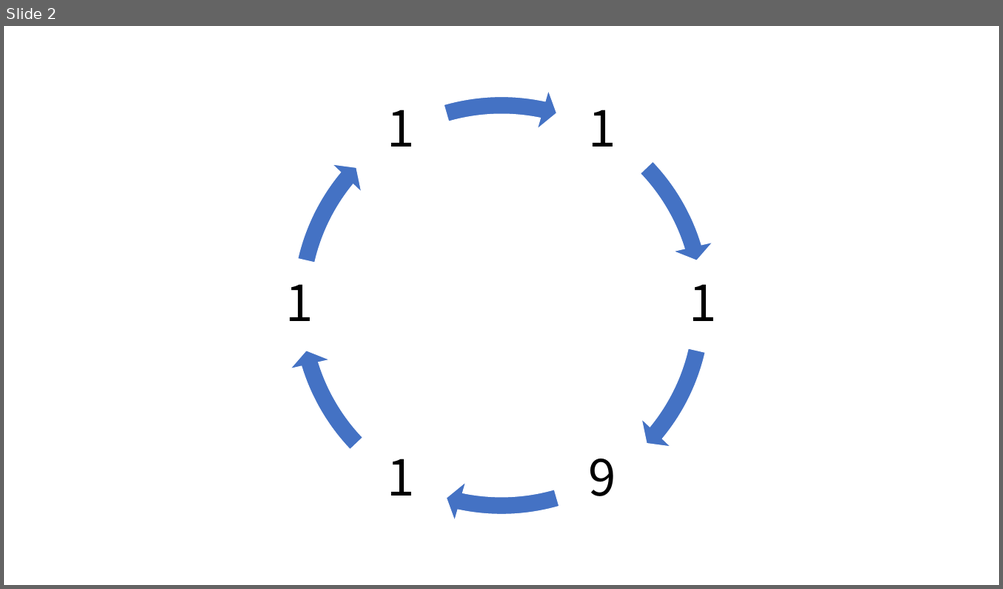
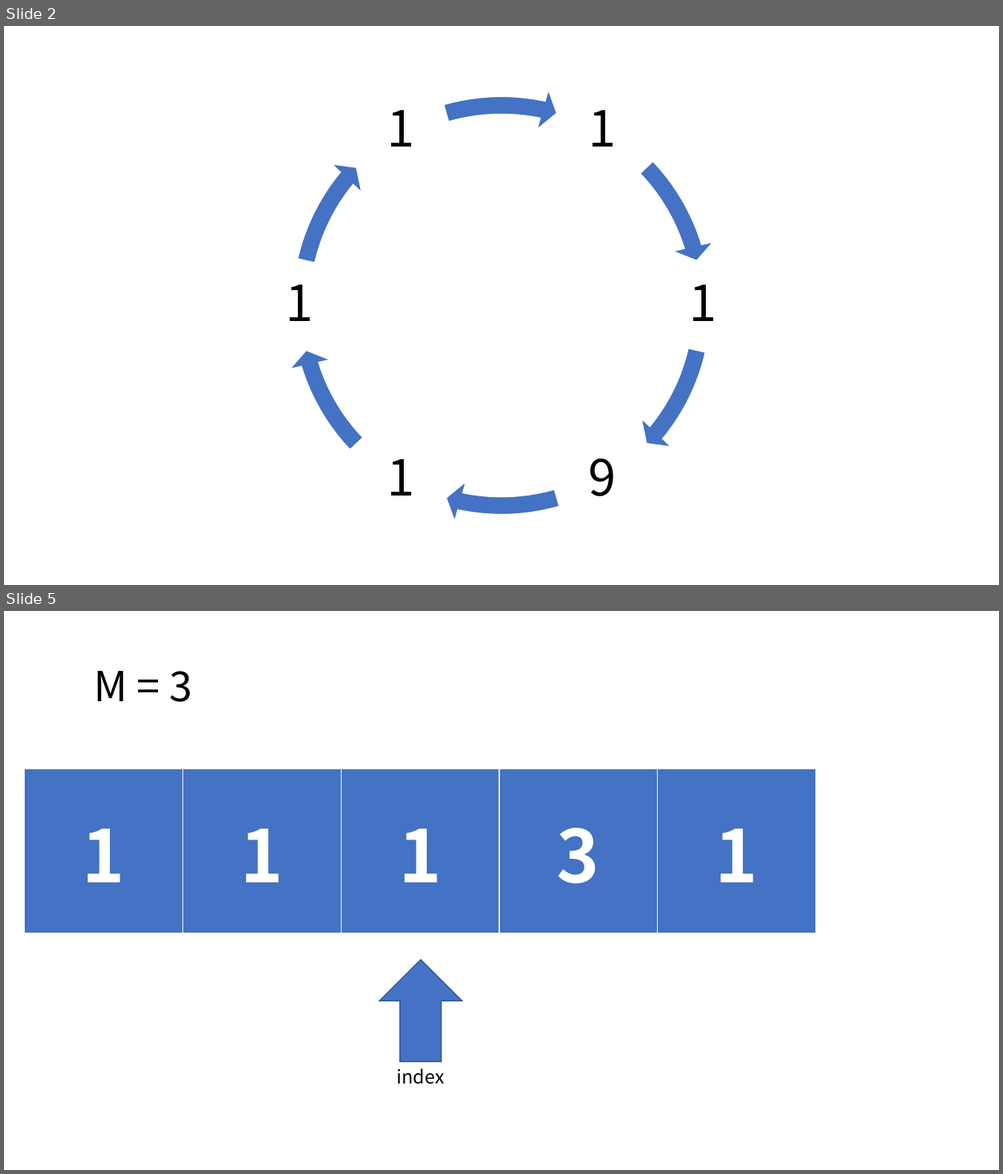
Before and after one commit to wildDoubt/210303_Printer-Queue_CWY, a slide deck: Printer-Queue.pptx. Shown one above the other, each under a label of ours: slide 2 before the commit, slides 2 and 5 after it; the slides between them are not shown. The pictures are 1003x589 and 1003x1174 pixels, drawn with LibreOffice and Linux fonts; fonts in the diff are those of the drawing. Boxes give left, top, right and bottom in pixels: in the first picture for what was removed or moved away, otherwise in the second. Text is boxed around its words. In the diff, an @@ line names an element or a change of style, - is before the commit and + after.

```diff
--- a/Printer-Queue.pptx
+++ b/Printer-Queue.pptx
@@ slide 5 added at (4,611,999,1170), background #FFFFFF @@
@@ text added at (94,671,192,702), 40 pt, text #000000 @@
+M = 3
@@ table added at (24,769,815,934), 1 rows, 5 columns @@
+1 | 1 | 1 | 3 | 1
@@ up arrow added at (379,960,462,1062), fill #4472C4, outline #325491 1 pt @@
@@ text added at (397,1069,444,1085), 18 pt, text #000000 @@
+index
```
Also in this commit, not shown: 1 slide changed, 1 other slide added, 3 other files.
